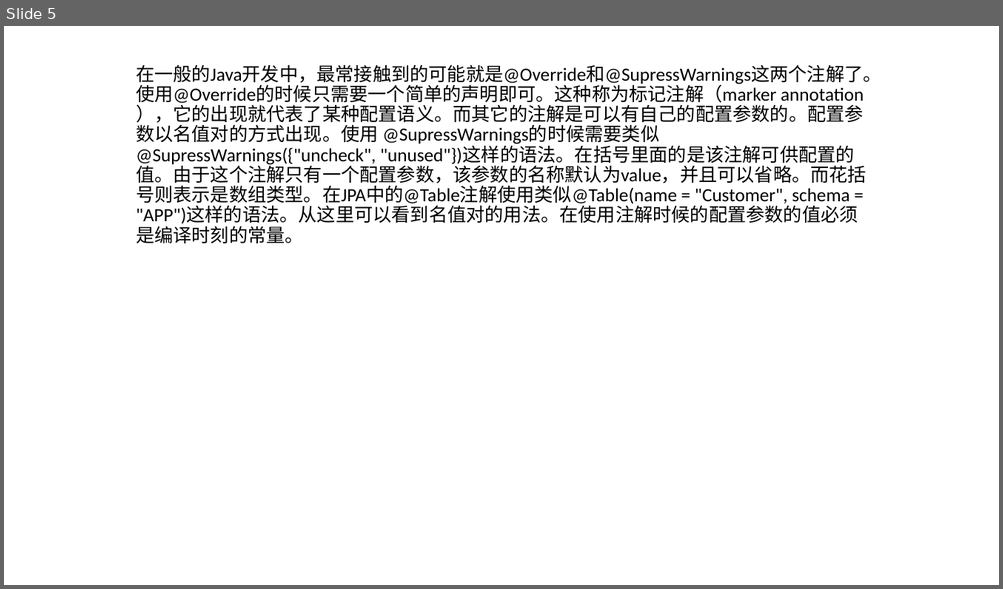
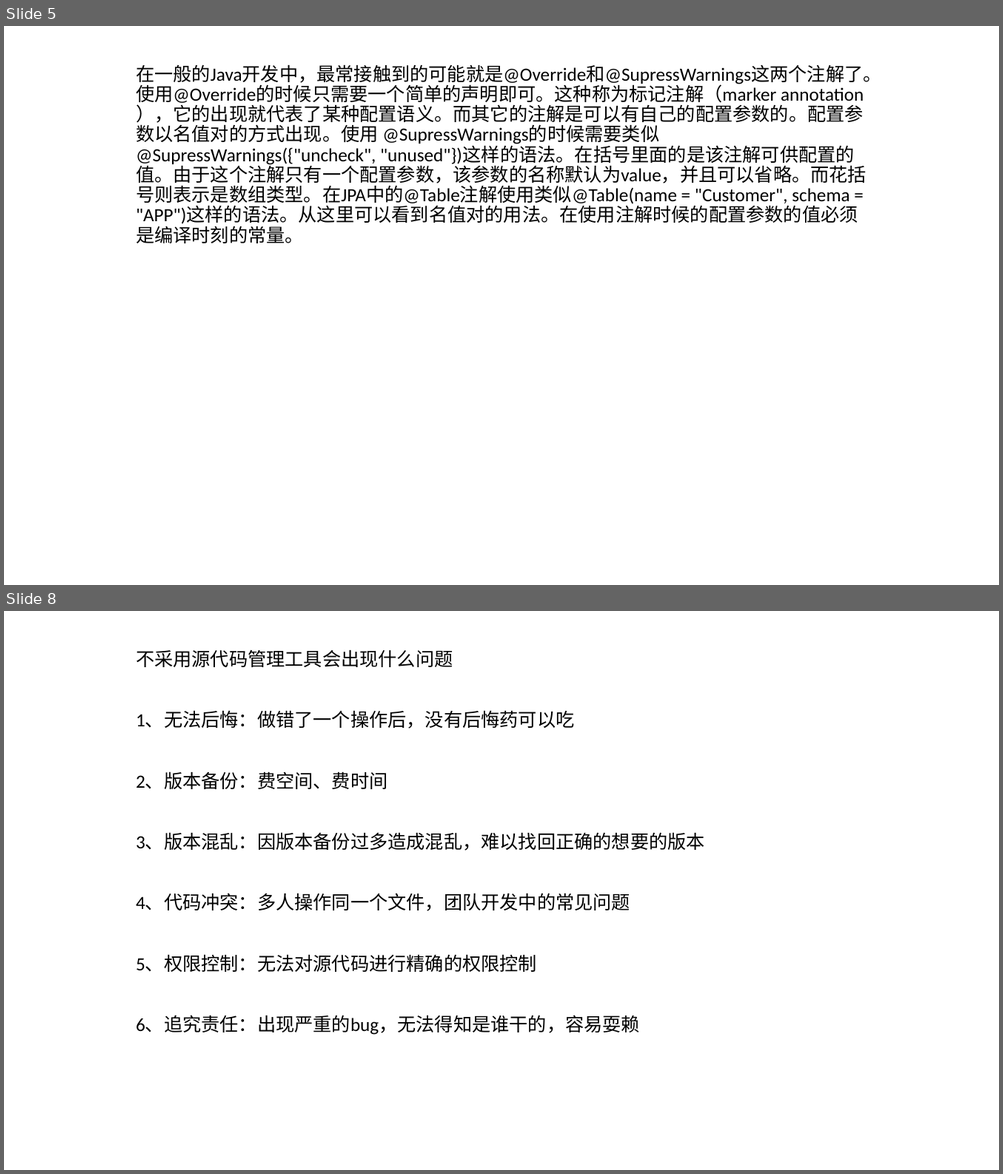
Before and after one commit to qianjinpeixun/RestSample, a slide deck: RestSample/java-docs/java2a/java-advance-section-8-注解.pptx. Shown one above the other, each under a label of ours: slide 5 before the commit, slides 5 and 8 after it; the slides between them are not shown. The pictures are 1003x589 and 1003x1174 pixels, drawn with LibreOffice and Linux fonts; fonts in the diff are those of the drawing. Boxes give left, top, right and bottom in pixels: in the first picture for what was removed or moved away, otherwise in the second. Text is boxed around its words. In the diff, an @@ line names an element or a change of style, - is before the commit and + after.

```diff
--- a/RestSample/java-docs/java2a/java-advance-section-8-注解.pptx
+++ b/RestSample/java-docs/java2a/java-advance-section-8-注解.pptx
@@ slide 8 added at (4,611,999,1170), background #FFFFFF @@
@@ subtitle added at (136,649,705,1035), 18 pt, text #000000 @@
+不采用源代码管理工具会出现什么问题
+1、无法后悔：做错了一个操作后，没有后悔药可以吃
+2、版本备份：费空间、费时间
+3、版本混乱：因版本备份过多造成混乱，难以找回正确的想要的版本
+4、代码冲突：多人操作同一个文件，团队开发中的常见问题
+5、权限控制：无法对源代码进行精确的权限控制
+6、追究责任：出现严重的bug，无法得知是谁干的，容易耍赖
```
Also in this commit, not shown: 1 slide changed, 21 other slides added, 6 slides removed, 24 other files.
